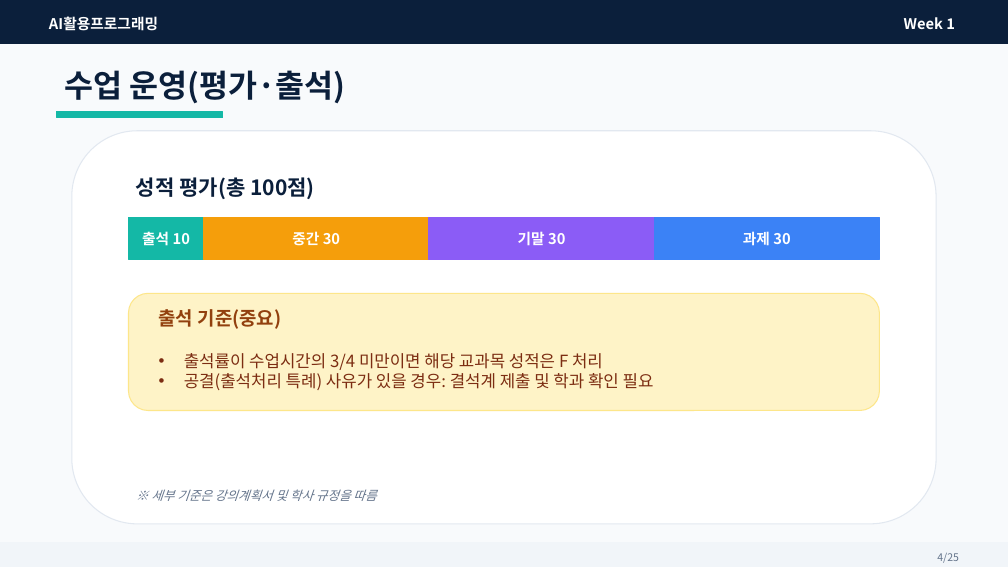
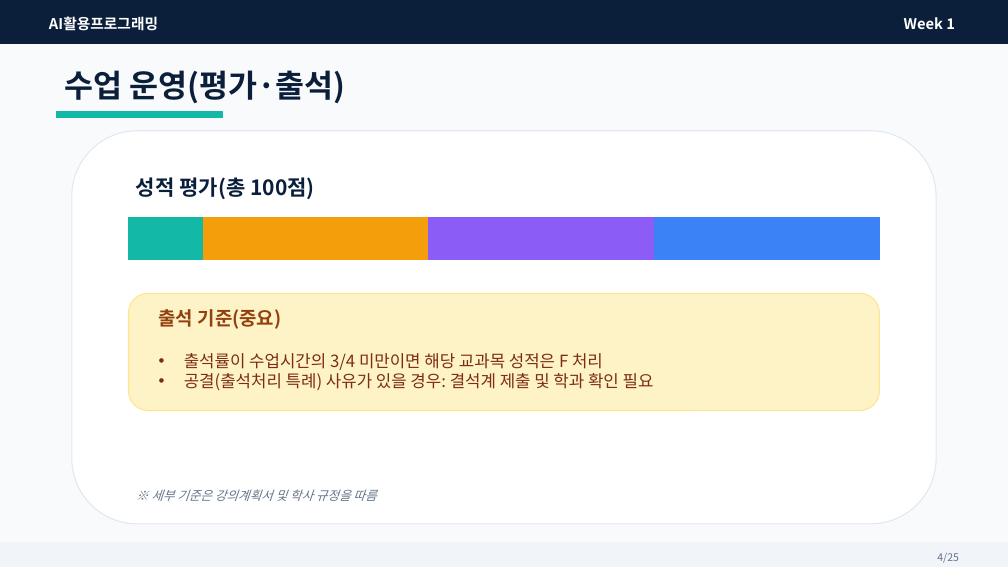
Before and after one commit to MNU-AI-Programming/AI-programming, a slide deck: slide 5 of lectureNotes/pptx/AI_Programming_with_AI_Week01.pptx. Drawn at 1008x567 pixels with LibreOffice and Linux fonts; fonts in the diff are those of the drawing. Boxes give left, top, right and bottom in pixels: in the first picture for what was removed or moved away, otherwise in the second. Text is boxed around its words. In the diff, an @@ line names an element or a change of style, - is before the commit and + after.

```diff
--- a/lectureNotes/pptx/AI_Programming_with_AI_Week01.pptx
+++ b/lectureNotes/pptx/AI_Programming_with_AI_Week01.pptx
@@ text removed at bbox=[142, 231, 190, 246] @@
-출석 10
@@ text removed at bbox=[292, 231, 340, 246] @@
-중간 30
@@ text removed at bbox=[518, 231, 565, 246] @@
-기말 30
@@ text removed at bbox=[743, 231, 790, 246] @@
-과제 30
```
Also in this commit, not shown: 5 other files.
